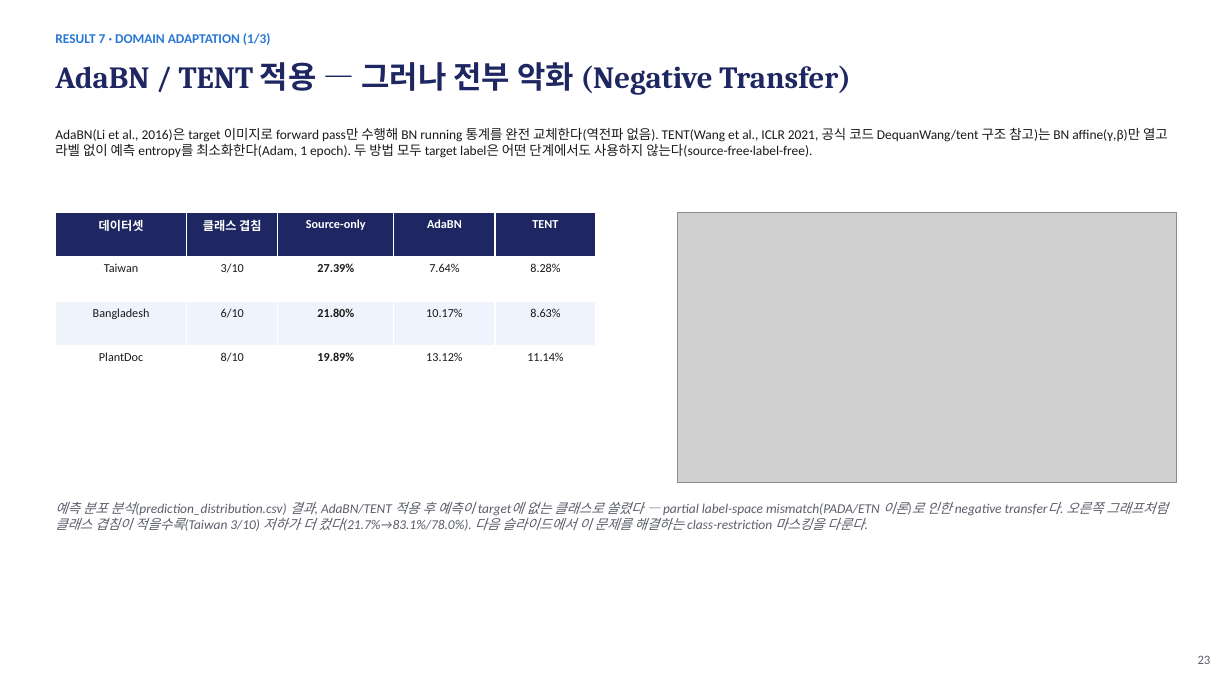
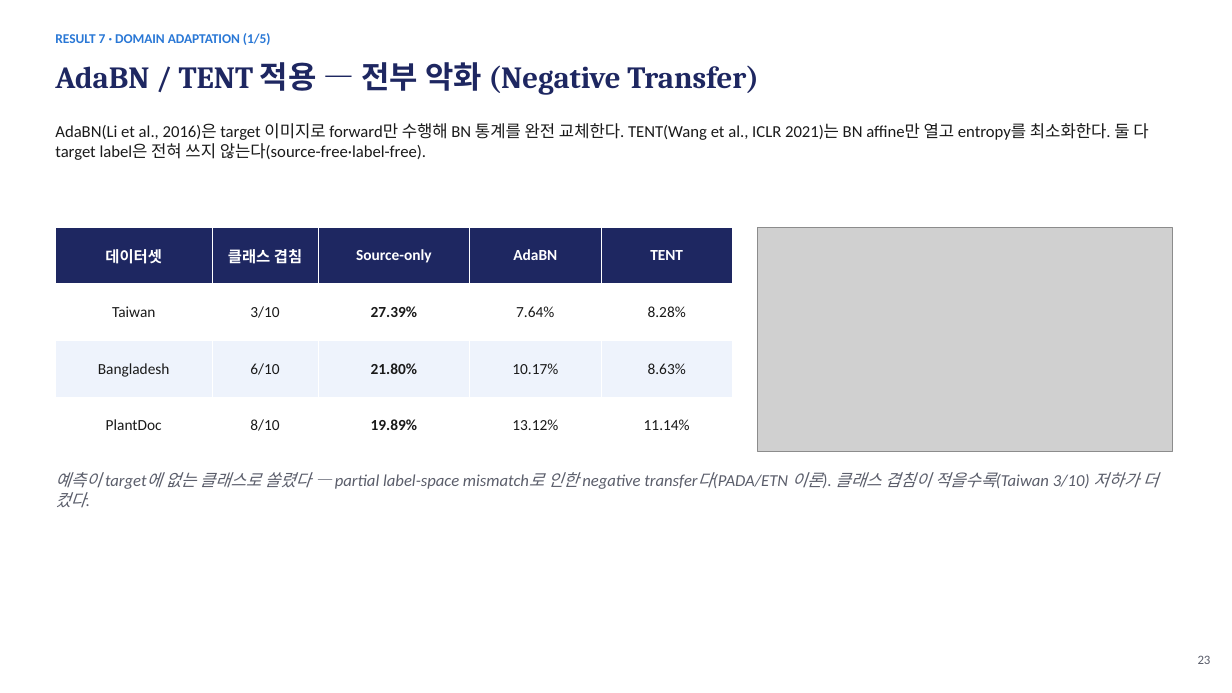
Before and after one commit to sara0813/tomato-disease-v2, a slide deck: slide 24 of docs/CNN_토마토_병해분류_V2_진행보고.pptx. Drawn at 1232x693 pixels with LibreOffice and Linux fonts; fonts in the diff are those of the drawing; grey boxes stand for pictures. Boxes give left, top, right and bottom in pixels: in the first picture for what was removed or moved away, otherwise in the second. Text is boxed around its words. In the diff, an @@ line names an element or a change of style, - is before the commit and + after.

```diff
--- a/docs/CNN_토마토_병해분류_V2_진행보고.pptx
+++ b/docs/CNN_토마토_병해분류_V2_진행보고.pptx
@@ text at <box>55,33,271,45</box>: text changed @@
-RESULT 7 · DOMAIN ADAPTATION (1/3)
+RESULT 7 · DOMAIN ADAPTATION (1/5)
@@ text at <box>55,62,759,95</box>: text changed @@
-AdaBN / TENT 적용 — 그러나 전부 악화 (Negative Transfer)
+AdaBN / TENT 적용 — 전부 악화 (Negative Transfer)
@@ text at <box>55,123,1148,160</box>: text changed; size 10.5 to 13 pt @@
-AdaBN(Li et al., 2016)은 target 이미지로 forward pass만 수행해 BN running 통계를 완전 교체한다(역전파 없음). TENT(Wang et al., ICLR 2021, 공식 코드 DequanWang/tent 구조 참고)는 BN affine(γ,β)만 열고 라벨 없이 예측 entropy를 최소화한다(Adam, 1 epoch). 두 방법 모두 target label은 어떤 단계에서도 사용하지 않는다(source-free·label-free).
+AdaBN(Li et al., 2016)은 target 이미지로 forward만 수행해 BN 통계를 완전 교체한다. TENT(Wang et al., ICLR 2021)는 BN affine만 열고 entropy를 최소화한다. 둘 다 target label은 전혀 쓰지 않는다(source-free·label-free).
@@ table at <box>55,227,733,454</box> @@
@@ size 9.5 to 12 pt @@
@@ table: place and size @@
-table at <box>55,213,595,390</box>
+table at <box>55,227,733,454</box>
@@ picture: place and size @@
-picture at <box>677,213,1177,483</box>
+picture at <box>758,227,1172,452</box>
@@ text at <box>55,472,1158,508</box>: text changed; size 10.5 to 13 pt @@
-예측 분포 분석(prediction_distribution.csv) 결과, AdaBN/TENT 적용 후 예측이 target에 없는 클래스로 쏠렸다 — partial label-space mismatch(PADA/ETN 이론)로 인한 negative transfer다. 오른쪽 그래프처럼 클래스 겹침이 적을수록(Taiwan 3/10) 저하가 더 컸다(21.7%→83.1%/78.0%). 다음 슬라이드에서 이 문제를 해결하는 class-restriction 마스킹을 다룬다.
+예측이 target에 없는 클래스로 쏠렸다 — partial label-space mismatch로 인한 negative transfer다(PADA/ETN 이론). 클래스 겹침이 적을수록(Taiwan 3/10) 저하가 더 컸다.
```
Also in this commit, not shown: 4 other slides changed, 2 slides added.
